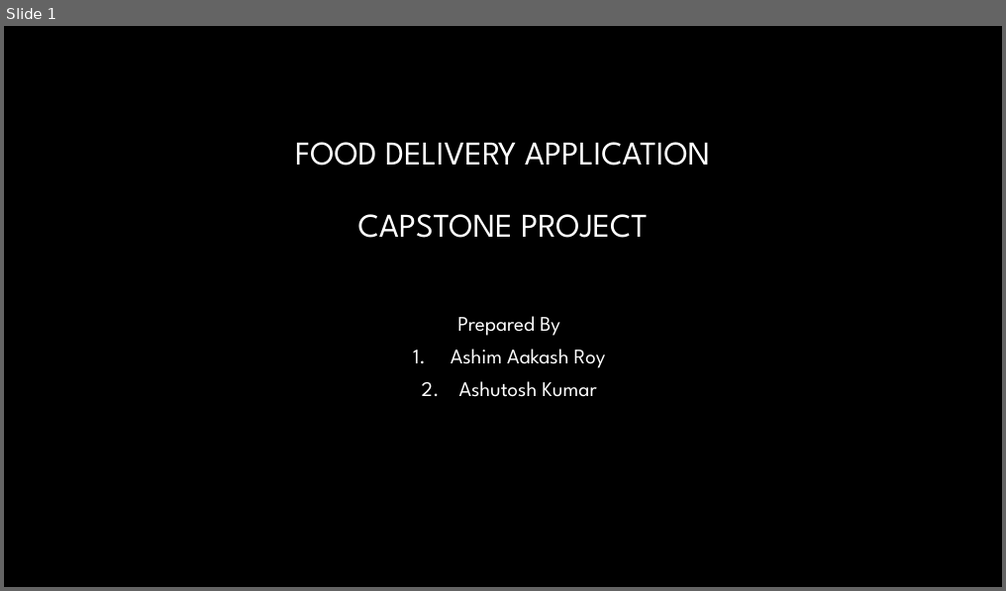
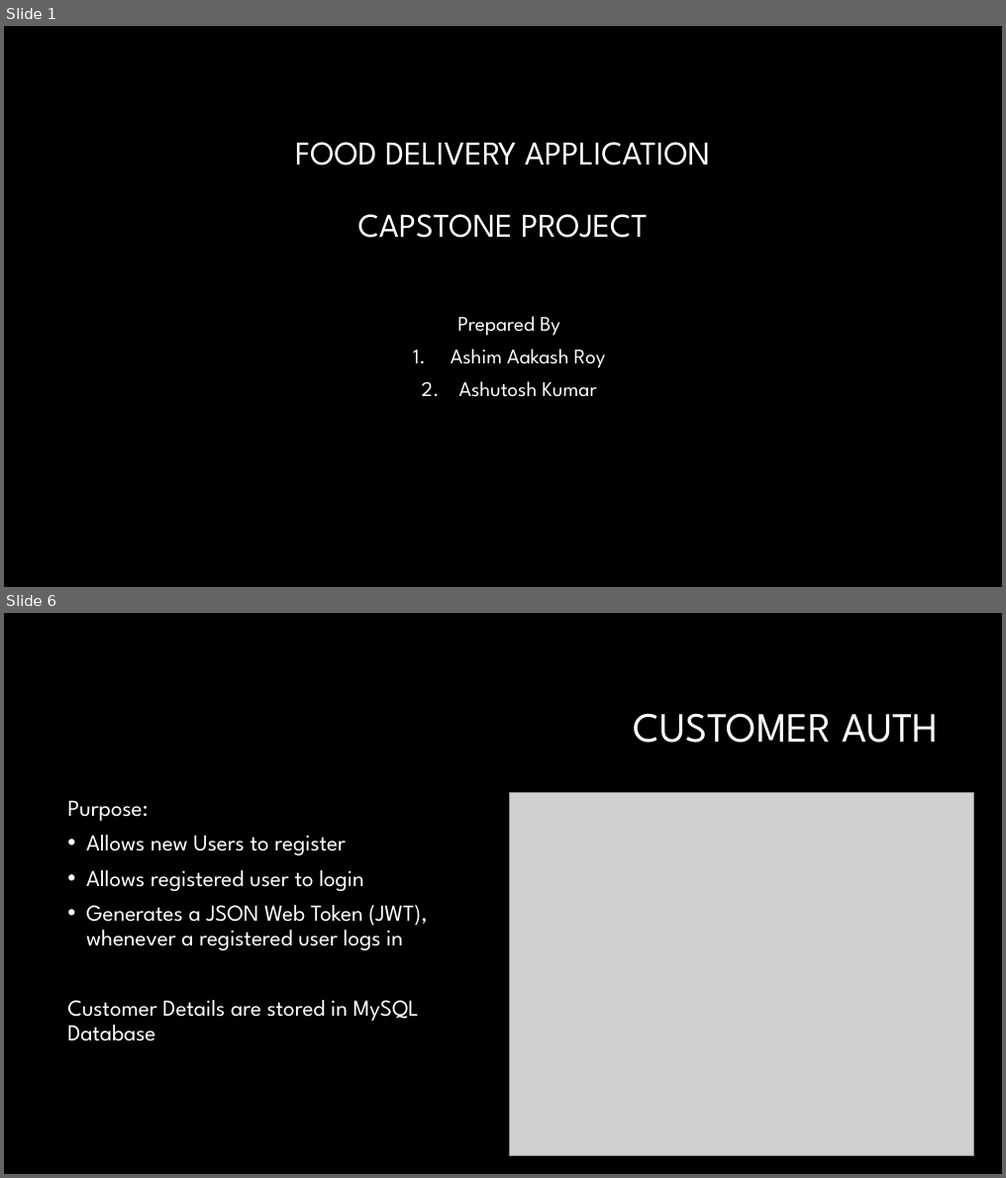
Before and after one commit to ashimaakash03/food-delivery-app, a slide deck: FOOD DELIVERY APPLICATION.pptx. Shown one above the other, each under a label of ours: slide 1 before the commit, slides 1 and 6 after it; the slides between them are not shown. The pictures are 1006x591 and 1006x1178 pixels, drawn with LibreOffice and Linux fonts; fonts in the diff are those of the drawing; grey boxes stand for pictures; background and template pictures are left out. Boxes give left, top, right and bottom in pixels: in the first picture for what was removed or moved away, otherwise in the second. Text is boxed around its words. In the diff, an @@ line names an element or a change of style, - is before the commit and + after.

```diff
--- a/FOOD DELIVERY APPLICATION.pptx
+++ b/FOOD DELIVERY APPLICATION.pptx
@@ slide 6 added at (4, 613, 1002, 1174), background #000000 @@
@@ title added at (634, 713, 939, 743), 40 pt, text #FFFFFF @@
+CUSTOMER AUTH
@@ text added at (67, 800, 427, 1042), 22 pt, text #FFFFFF @@
+Purpose:
+• Allows new Users to register
+• Allows registered user to login
+• Generates a JSON Web Token (JWT), whenever a registered user logs in
+Customer Details are stored in MySQL Database
@@ picture added at (509, 792, 974, 1156) @@
```
Also in this commit, not shown: 11 other slides added, 1 slide removed.
